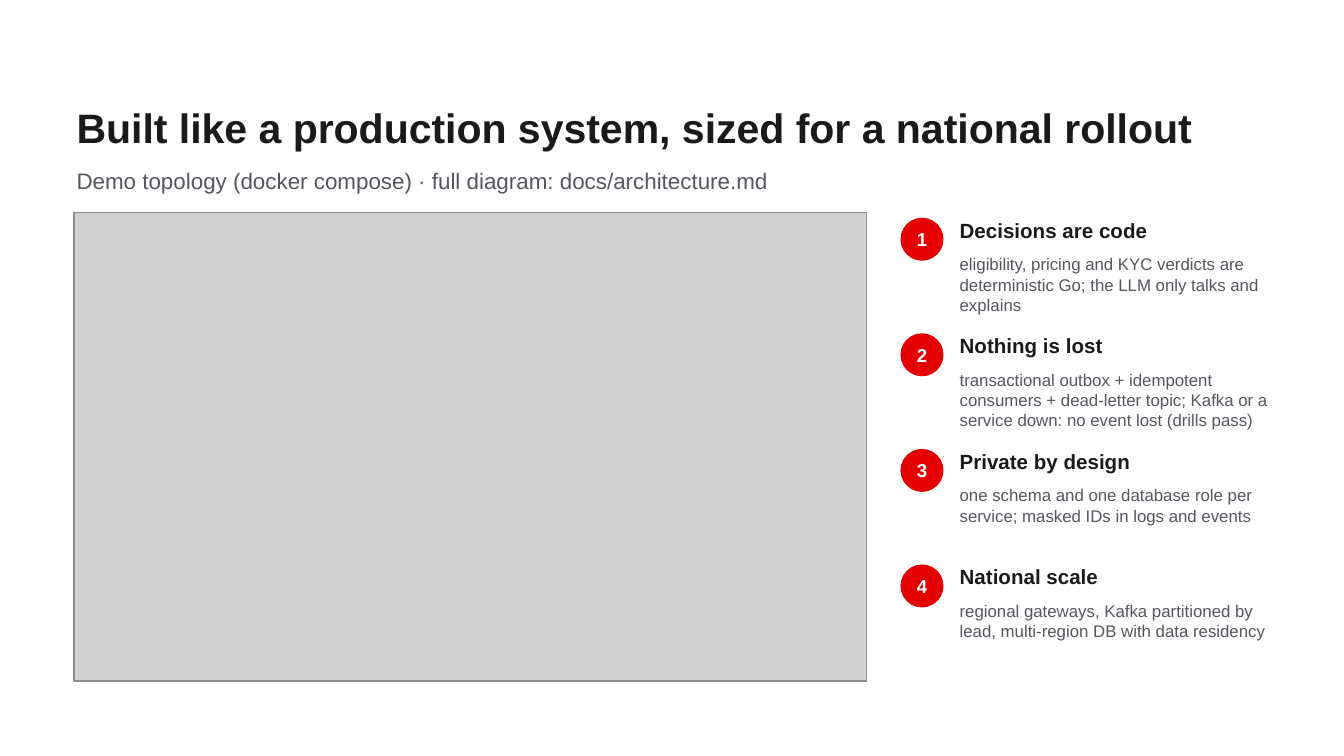
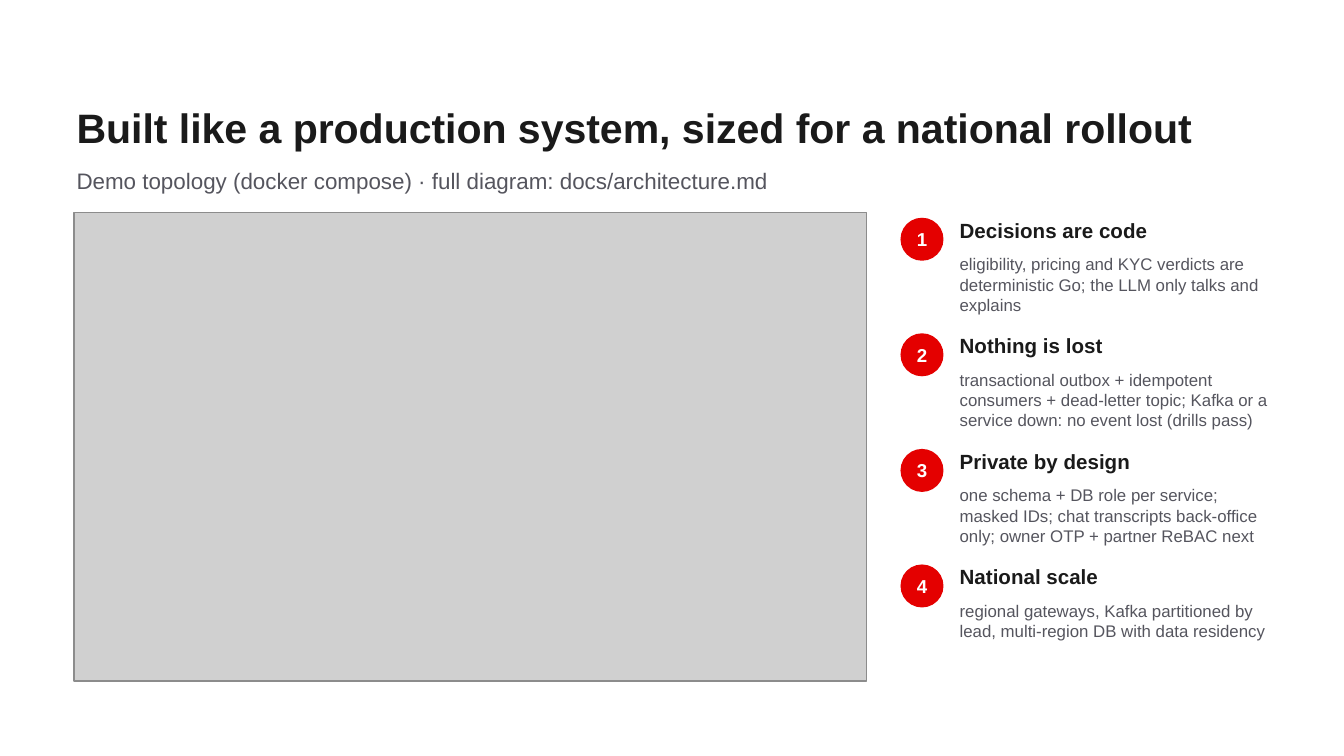
Before and after one commit to D-Vspec/AirtelHack, a slide deck: slide 8 of docs/Udyam_Digital_SYNC_Submission.pptx. Drawn at 1344x756 pixels with LibreOffice and Linux fonts; fonts in the diff are those of the drawing; grey boxes stand for pictures; background and template pictures are left out. Boxes give left, top, right and bottom in pixels: in the first picture for what was removed or moved away, otherwise in the second. Text is boxed around its words. In the diff, an @@ line names an element or a change of style, - is before the commit and + after.

Commit message:
Deck: AI-security point on slides 8 and 10 (injection guard, back-office transcripts, ReBAC next)

```diff
--- a/docs/Udyam_Digital_SYNC_Submission.pptx
+++ b/docs/Udyam_Digital_SYNC_Submission.pptx
@@ text at [960,489,1257,546]: text changed @@
-one schema and one database role per service; masked IDs in logs and events
+one schema + DB role per service; masked IDs; chat transcripts back-office only; owner OTP + partner ReBAC next
```
Also in this commit, not shown: 1 other slide changed, 1 other file.
